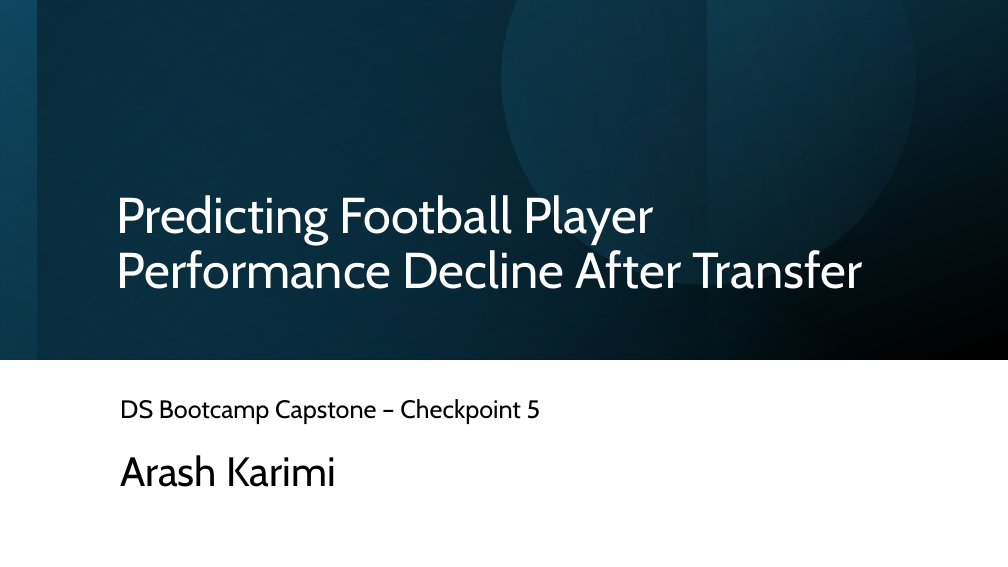
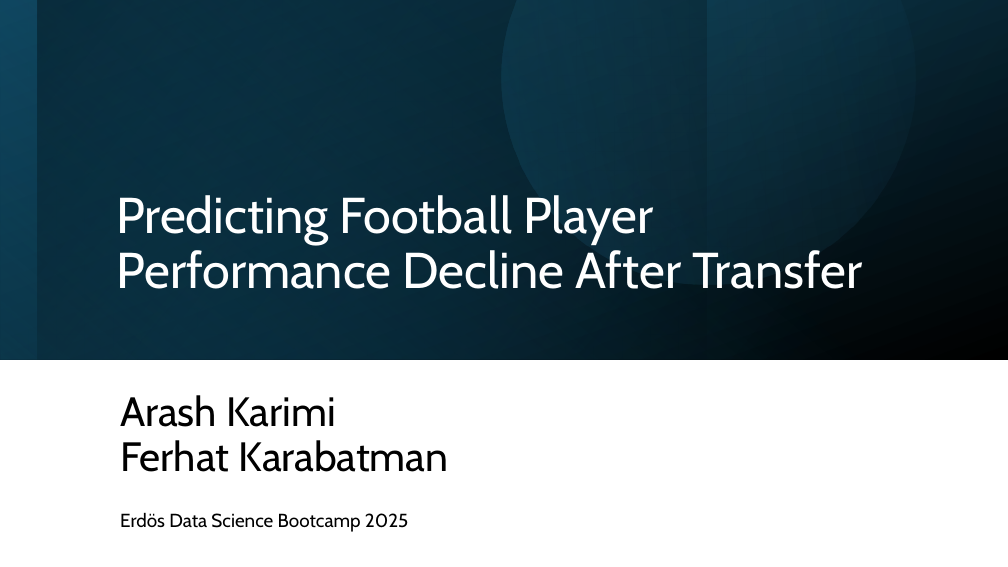
Before and after one commit to Erdos-Projects/fall-2025-money-and-soccer, a slide deck: slide 1 of presentation/presentation.pptx. Drawn at 1008x567 pixels with LibreOffice and Linux fonts; fonts in the diff are those of the drawing. Boxes give left, top, right and bottom in pixels: in the first picture for what was removed or moved away, otherwise in the second. Text is boxed around its words. In the diff, an @@ line names an element or a change of style, - is before the commit and + after.

```diff
--- a/presentation/presentation.pptx
+++ b/presentation/presentation.pptx
@@ subtitle at [120, 395, 448, 532]: text changed; size 24 to 18 pt @@
-DS Bootcamp Capstone – Checkpoint 5
-Arash Karimi
+Arash Karimi
+Ferhat Karabatman
+Erdös Data Science Bootcamp 2025
```
Also in this commit, not shown: 4 other slides changed, 1 slide added, 9 other files.
